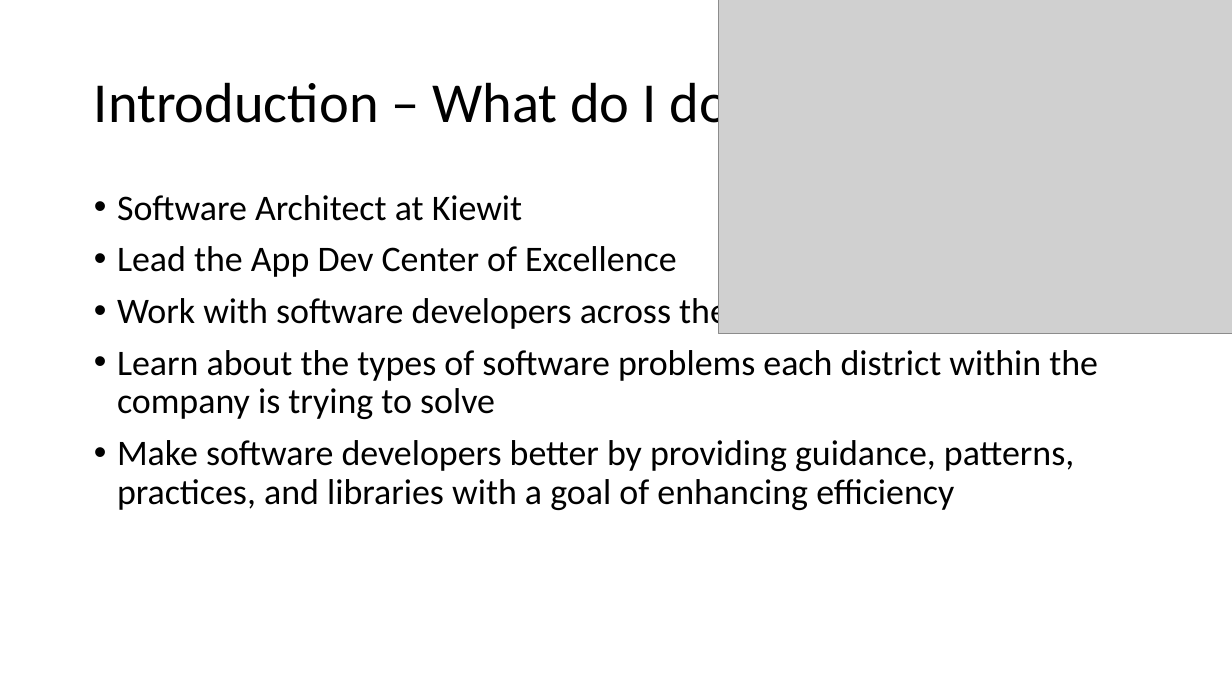
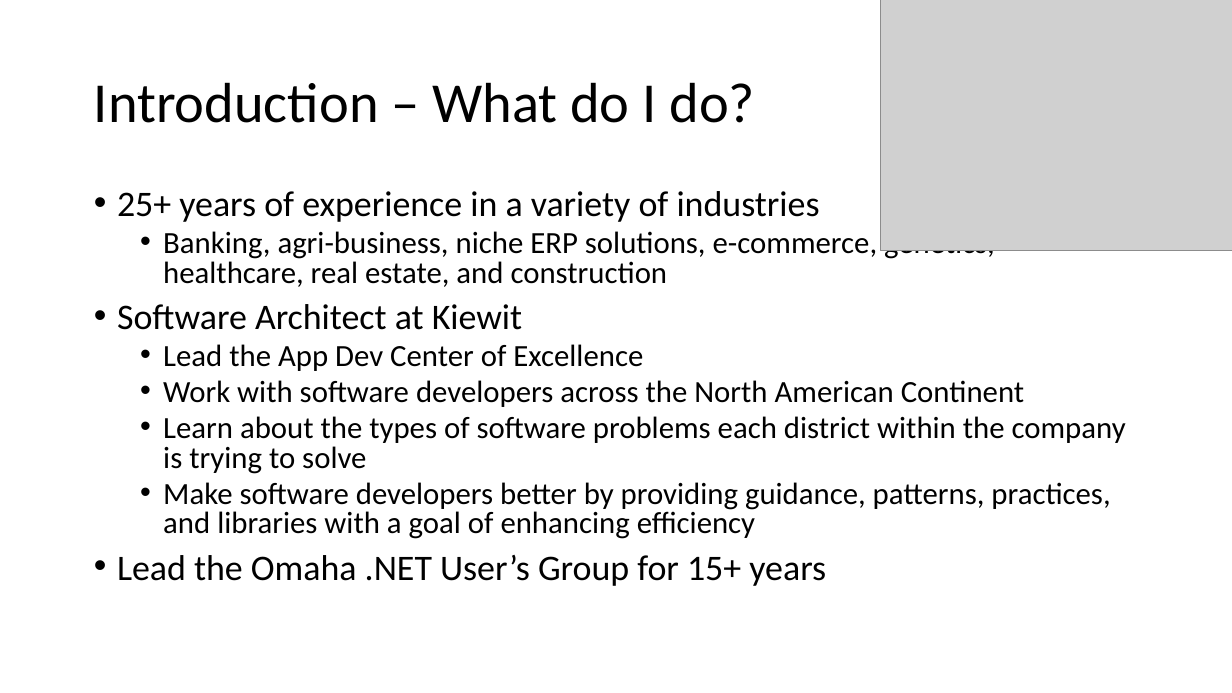
Before and after one commit to MattRuwe/azure-onbehalfof-flow, a slide deck: slide 3 of Presentation.pptx. Drawn at 1232x693 pixels with LibreOffice and Linux fonts; fonts in the diff are those of the drawing; grey boxes stand for pictures. Boxes give left, top, right and bottom in pixels: in the first picture for what was removed or moved away, otherwise in the second. Text is boxed around its words. In the diff, an @@ line names an element or a change of style, - is before the commit and + after.

Commit message:
Updated presentation

```diff
--- a/Presentation.pptx
+++ b/Presentation.pptx
@@ picture: place and size @@
-picture at bbox=[719, 0, 1232, 335]
+picture at bbox=[881, 0, 1232, 250]
@@ text at bbox=[117, 191, 995, 287]: paragraphs added @@
+• 25+ years of experience in a variety of industries
+  • Banking, agri-business, niche ERP solutions, e-commerce, genetics, healthcare, real estate, and construction
@@ text at bbox=[117, 304, 1126, 539]: size 28 to 24 pt in "Lead the App Dev Center of Excellence", "Work with software developers across the North ...", "Learn about the types of software problems ...", "Make software developers better by providing guidance, ..."; line spacing 0.9 to 0.8; list level 1 to 2 in "Lead the App Dev Center ..."; list level 1 to 2 in "Work with software developers across ..."; list level 1 to 2 in "Learn about the types of ..."; list level 1 to 2 in "Make software developers better by ..." @@
@@ text at bbox=[117, 555, 826, 586]: paragraph added @@
+• Lead the Omaha .NET User’s Group for 15+ years
```
Also in this commit, not shown: 2 slides added.
